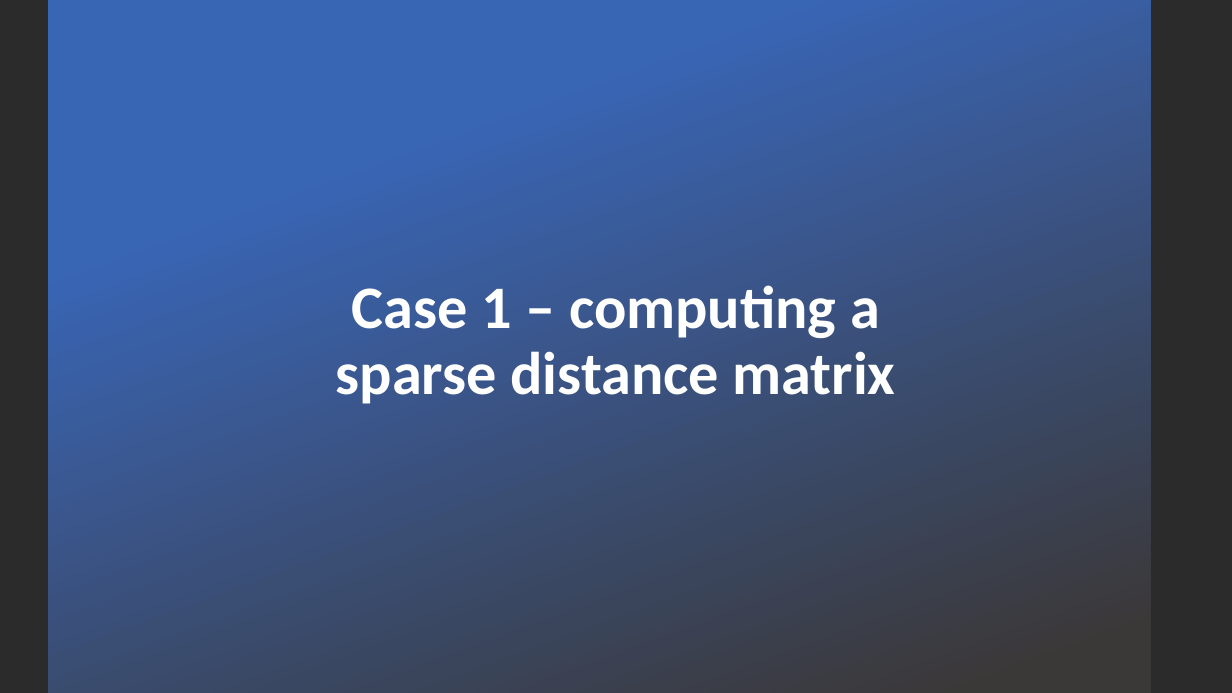
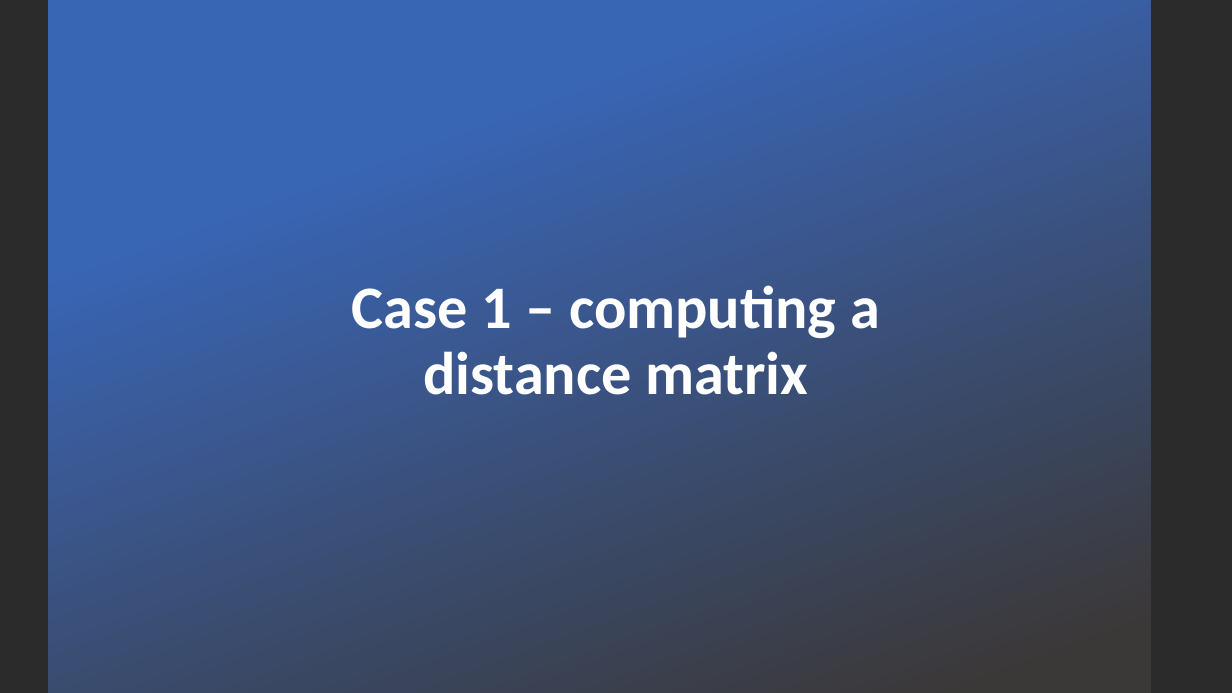
Before and after one commit to andreplima/BoT-in-Python, a slide deck: slide 3 of BoT in Python.pptx. Drawn at 1232x693 pixels with LibreOffice and Linux fonts; fonts in the diff are those of the drawing; background and template pictures are left out; a plain dark background stands for a picture behind light text. Boxes give left, top, right and bottom in pixels: in the first picture for what was removed or moved away, otherwise in the second. Text is boxed around its words. In the diff, an @@ line names an element or a change of style, - is before the commit and + after.

```diff
--- a/BoT in Python.pptx
+++ b/BoT in Python.pptx
@@ text at bbox=[352, 285, 880, 395]: text changed @@
-Case 1 – computing a sparse distance matrix
+Case 1 – computing a distance matrix
```
Also in this commit, not shown: 5 other slides changed, 1 slide added.
